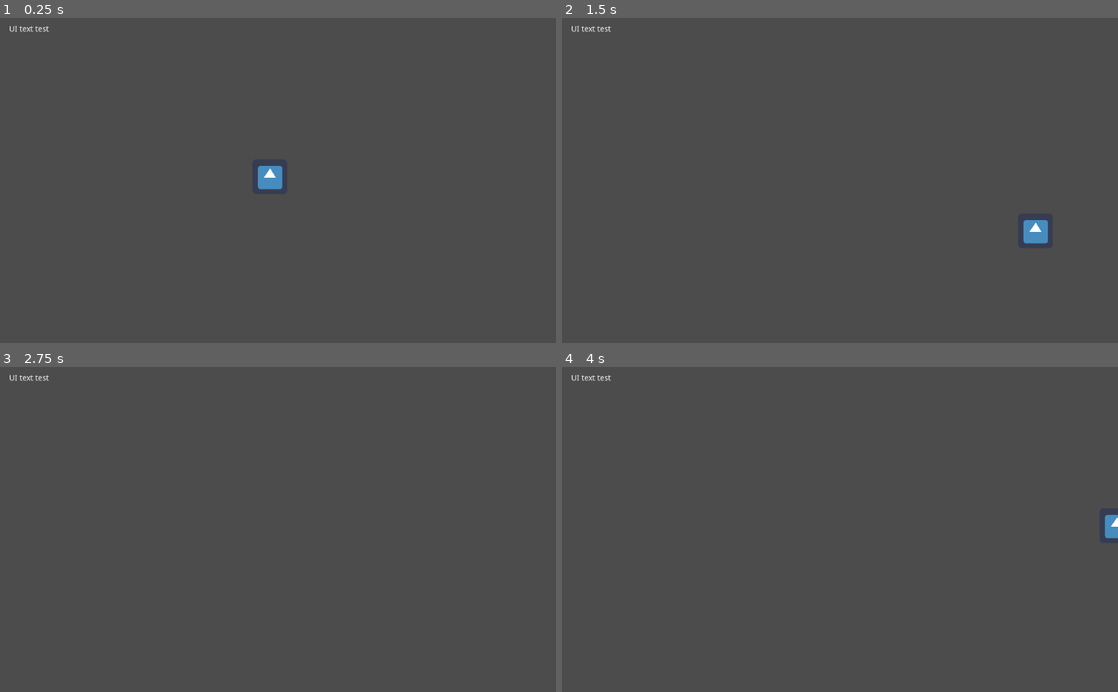
Above: before the commit, frames 1-4 (two rows, left to right).
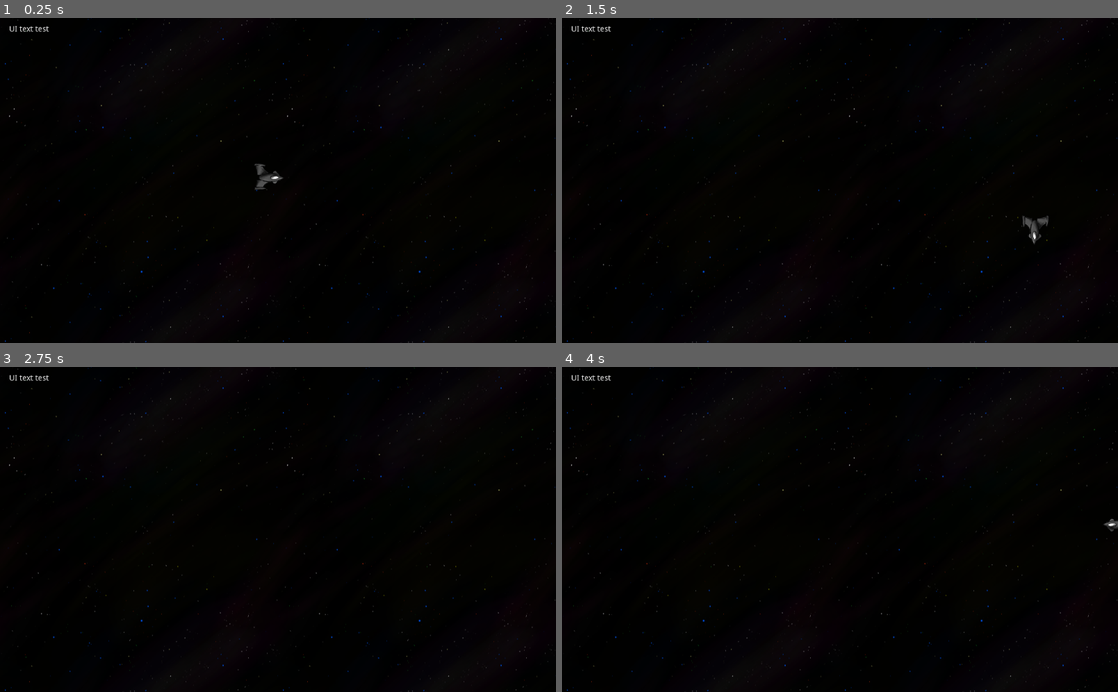
Above: after the commit, the same moments.

Repository: b-tod/Scalar
Game: Godot game, scene res://Scenes/Main.tscn
The game is run twice, just before and just after one commit, with the same random seed, the same clock (stepped at 60 frames per second) and the same inputs. The engine's default icon, where the game draws it, is replaced by a stand-in: a white triangle on a blue panel in a dark square.
Inputs:
- Up to frame 1 (0.25 s): no input
- Up to frame 2 (1.5 s): tap Enter at 0.5 s; hold Right (ui_right) 0.53-1.28 s; hold Down (ui_down) from 1.28 s (still down)
- Up to frame 3 (2.75 s): release Down (ui_down) at 2.03 s; hold Right (ui_right) from 2.03 s (still down)
- Up to frame 4 (4 s): tap Space at 2.75 s; release Right (ui_right) at 2.78 s; hold Up (ui_up) 2.78-3.53 s; tap Enter at 3.5 s; hold Left (ui_left) from 3.53 s (still down)

The runs differ from the first frame. In frame 1, 100% of the frame differs, in the area x 0-100%, y 0-100%; in frame 2, 100%; in frame 3, 100%; in frame 4, 100%.

Commit message:
add ship and background placeholder images

Diff:
--- a/Nodes/Player.tscn
+++ b/Nodes/Player.tscn
@@ -1,6 +1,6 @@
 [gd_scene load_steps=4 format=2]
 
-[ext_resource path="res://icon.png" type="Texture" id=1]
+[ext_resource path="res://Images/simple_spaceship.png" type="Texture" id=1]
 [ext_resource path="res://Scripts/Player.gd" type="Script" id=2]
 
 [sub_resource type="CircleShape2D" id=1]
@@ -10,6 +10,8 @@
 script = ExtResource( 2 )
 
 [node name="Sprite" type="Sprite" parent="."]
+rotation = 1.5708
+scale = Vector2( 0.5, 0.5 )
 texture = ExtResource( 1 )
 
 [node name="CollisionShape2D" type="CollisionShape2D" parent="."]
--- a/Scenes/World.tscn
+++ b/Scenes/World.tscn
@@ -1,8 +1,15 @@
-[gd_scene load_steps=2 format=2]
+[gd_scene load_steps=3 format=2]
 
 [ext_resource path="res://Nodes/Player.tscn" type="PackedScene" id=1]
+[ext_resource path="res://Images/space.png" type="Texture" id=2]
 
 [node name="World" type="Node2D"]
 
+[node name="Background" type="Sprite" parent="."]
+position = Vector2( 513, 302.5 )
+texture = ExtResource( 2 )
+region_enabled = true
+region_rect = Rect2( 0, 0, 5000, 5000 )
+
 [node name="Player" parent="." instance=ExtResource( 1 )]
 position = Vector2( 497, 293 )
--- a/Scripts/Player.gd
+++ b/Scripts/Player.gd
@@ -22,5 +22,9 @@
 	move_direction = move_direction.normalized()
 	position += move_direction * speed * delta
 
+	#$Sprite.rotation_degrees = 0
+	look_at(position + move_direction)
+	#$Sprite.rotation_degrees += 90
+
 func _input(event):
 	pass
Binary file added: Images/simple_spaceship.png
Not shown, added: Images/simple_spaceship.png.import
Binary file added: Images/space.png
Not shown, added: Images/space.png.import
